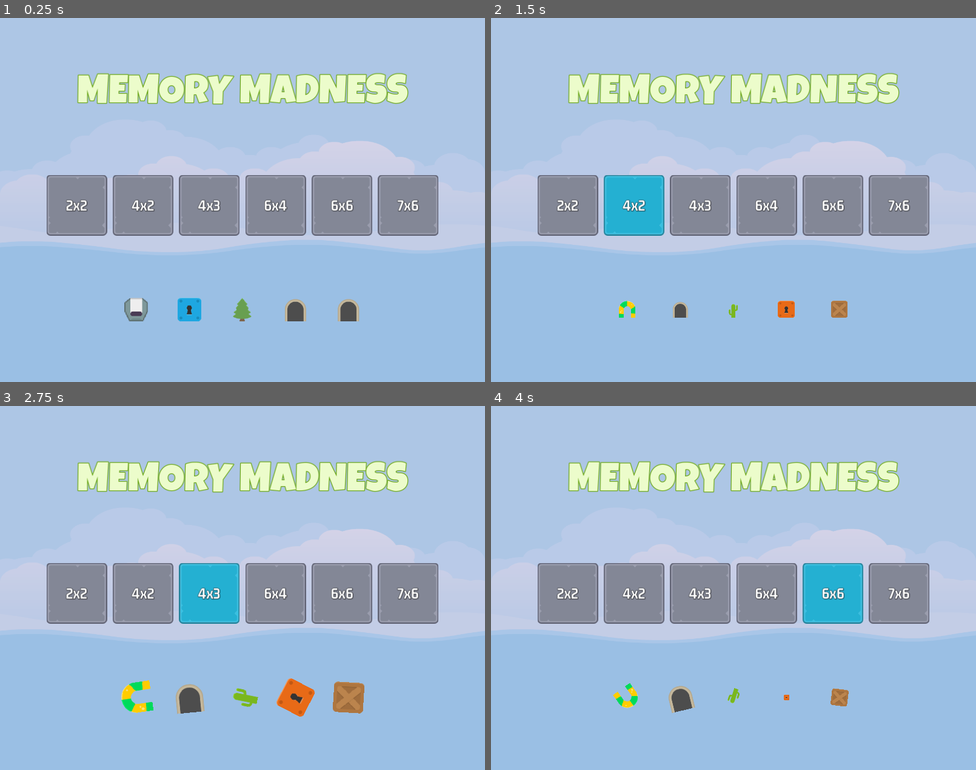
Above: before the commit, frames 1-4 (two rows, left to right).
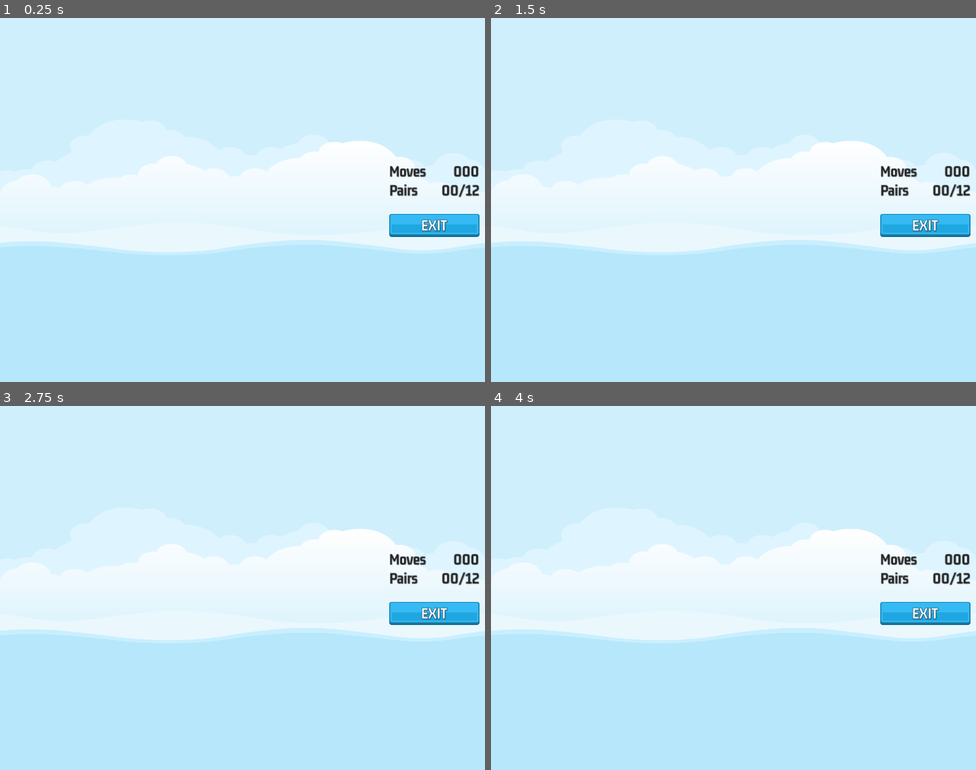
Above: after the commit, the same moments.

Repository: DMAlexander/MemoryMadness
Game: Godot game, scene res://scenes/master/master.tscn
Two runs of this game, one before a commit and one after it. Both use one fixed random seed, a clock stepped at 60 frames per second and the inputs below.
Inputs (mouse positions are in pixels of both pictures, inside the frame that each line leads up to):
- Up to frame 1 (0.25 s): no input
- Up to frame 2 (1.5 s): click (568, 203) at 0.5 s, where only the run before the commit has a clickable "2x2"; click (631, 203) at 1.25 s, where only the run before the commit has a clickable "4x2"
- Up to frame 3 (2.75 s): click (208, 591) at 2 s, where only the run before the commit has a clickable "4x3"
- Up to frame 4 (4 s): click (767, 591) at 2.75 s, where only the run before the commit has a clickable "6x4"; click (835, 591) at 3.5 s, where only the run before the commit has a clickable "6x6"

The runs differ from the first frame. In frame 1, 100% of the frame differs, in the area x 0-100%, y 0-100%; in frame 2, 100%; in frame 3, 100%; in frame 4, 100%.

Commit message:
Game Scene

Diff:
--- /dev/null
+++ b/scenes/game/game.tscn
@@ -0,0 +1,103 @@
+[gd_scene load_steps=5 format=3 uid="uid://bce5fxvx51yi"]
+
+[ext_resource type="LabelSettings" uid="uid://efdir2vdny11" path="res://assets/GM_32_Dark.tres" id="1_vl5be"]
+[ext_resource type="Texture2D" uid="uid://cdxy2ctqcmm51" path="res://assets/ui/blue_button00.png" id="2_pwmn0"]
+[ext_resource type="Texture2D" uid="uid://7nyrbw6ah5x2" path="res://assets/ui/green_button00.png" id="3_v5m2w"]
+[ext_resource type="LabelSettings" uid="uid://bb630qrhxr0ef" path="res://assets/GM_32_White.tres" id="4_jdau3"]
+
+[node name="Game" type="Control"]
+layout_mode = 3
+anchors_preset = 15
+anchor_right = 1.0
+anchor_bottom = 1.0
+grow_horizontal = 2
+grow_vertical = 2
+
+[node name="HB" type="HBoxContainer" parent="."]
+layout_mode = 1
+anchors_preset = 15
+anchor_right = 1.0
+anchor_bottom = 1.0
+grow_horizontal = 2
+grow_vertical = 2
+
+[node name="MC" type="MarginContainer" parent="HB"]
+layout_mode = 2
+size_flags_horizontal = 3
+theme_override_constants/margin_left = 12
+theme_override_constants/margin_top = 12
+theme_override_constants/margin_right = 12
+theme_override_constants/margin_bottom = 12
+
+[node name="GridContainer" type="GridContainer" parent="HB/MC"]
+layout_mode = 2
+size_flags_horizontal = 4
+size_flags_vertical = 4
+
+[node name="MC2" type="MarginContainer" parent="HB"]
+custom_minimum_size = Vector2(200, 0)
+layout_mode = 2
+theme_override_constants/margin_left = 0
+theme_override_constants/margin_top = 0
+theme_override_constants/margin_right = 12
+theme_override_constants/margin_bottom = 0
+
+[node name="VB" type="VBoxContainer" parent="HB/MC2"]
+layout_mode = 2
+size_flags_vertical = 4
+
+[node name="HB" type="HBoxContainer" parent="HB/MC2/VB"]
+layout_mode = 2
+
+[node name="Label" type="Label" parent="HB/MC2/VB/HB"]
+layout_mode = 2
+size_flags_horizontal = 3
+text = "Moves"
+label_settings = ExtResource("1_vl5be")
+vertical_alignment = 1
+
+[node name="LabelMoves" type="Label" parent="HB/MC2/VB/HB"]
+layout_mode = 2
+text = "000"
+label_settings = ExtResource("1_vl5be")
+horizontal_alignment = 2
+vertical_alignment = 1
+
+[node name="HB2" type="HBoxContainer" parent="HB/MC2/VB"]
+layout_mode = 2
+
+[node name="Label" type="Label" parent="HB/MC2/VB/HB2"]
+layout_mode = 2
+size_flags_horizontal = 3
+text = "Pairs"
+label_settings = ExtResource("1_vl5be")
+vertical_alignment = 1
+
+[node name="LabelPairs" type="Label" parent="HB/MC2/VB/HB2"]
+layout_mode = 2
+text = "00/12"
+label_settings = ExtResource("1_vl5be")
+horizontal_alignment = 2
+vertical_alignment = 1
+
+[node name="Spacer" type="Control" parent="HB/MC2/VB"]
+custom_minimum_size = Vector2(0, 24)
+layout_mode = 2
+
+[node name="ExitButton" type="TextureButton" parent="HB/MC2/VB"]
+layout_mode = 2
+size_flags_horizontal = 4
+texture_normal = ExtResource("2_pwmn0")
+texture_pressed = ExtResource("3_v5m2w")
+
+[node name="Label" type="Label" parent="HB/MC2/VB/ExitButton"]
+layout_mode = 1
+anchors_preset = 15
+anchor_right = 1.0
+anchor_bottom = 1.0
+grow_horizontal = 2
+grow_vertical = 2
+text = "EXIT"
+label_settings = ExtResource("4_jdau3")
+horizontal_alignment = 1
+vertical_alignment = 1
--- a/scenes/master/master.tscn
+++ b/scenes/master/master.tscn
@@ -1,8 +1,9 @@
-[gd_scene load_steps=4 format=3 uid="uid://b1w76ahu4xu7w"]
+[gd_scene load_steps=5 format=3 uid="uid://b1w76ahu4xu7w"]
 
 [ext_resource type="Script" path="res://scenes/master/master.gd" id="1_a00wu"]
 [ext_resource type="Texture2D" uid="uid://gacw84noi0j6" path="res://assets/images/backgroundEmpty.png" id="1_hkmr0"]
 [ext_resource type="PackedScene" uid="uid://c5dsvub1gs0ml" path="res://scenes/main/main.tscn" id="3_8k4s4"]
+[ext_resource type="PackedScene" uid="uid://bce5fxvx51yi" path="res://scenes/game/game.tscn" id="4_lve64"]
 
 [node name="Master" type="CanvasLayer"]
 script = ExtResource("1_a00wu")
@@ -17,3 +18,6 @@
 expand_mode = 1
 
 [node name="Main" parent="." instance=ExtResource("3_8k4s4")]
+visible = false
+
+[node name="Game" parent="." instance=ExtResource("4_lve64")]
